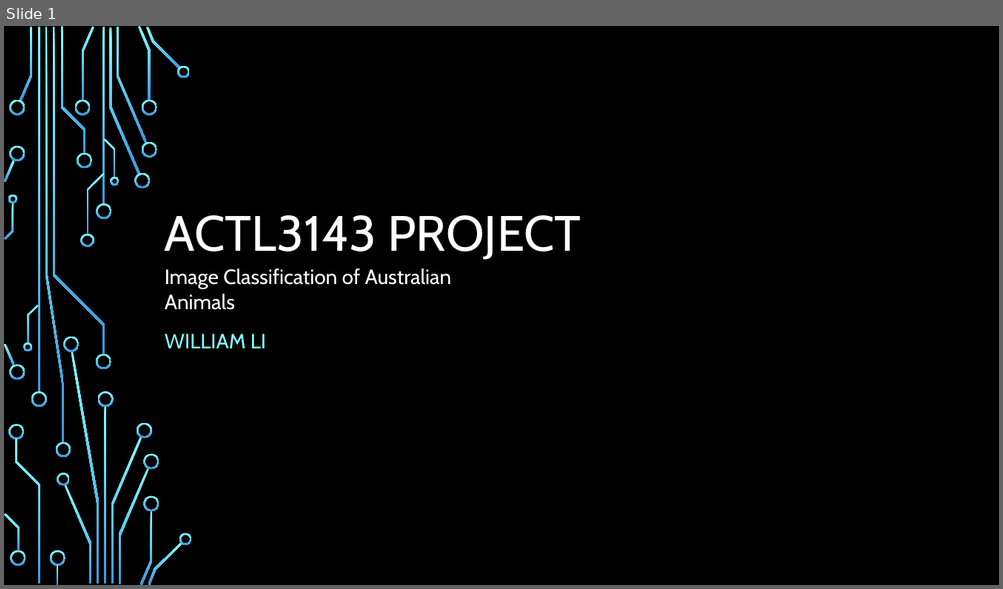
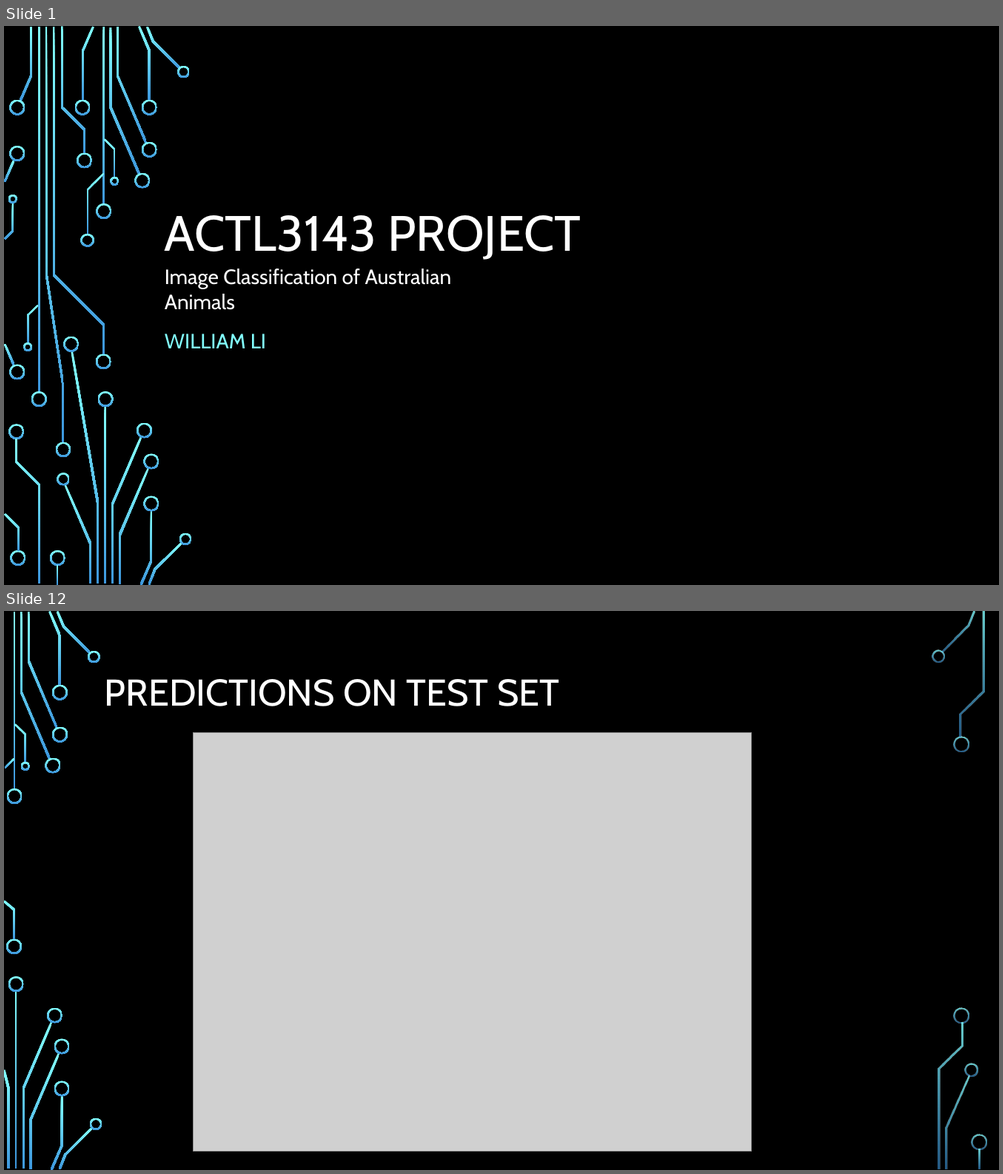
Before and after one commit to williamrjli/actl3143-project, a slide deck: ACTL3143 Video PowerPoint.pptx. Shown one above the other, each under a label of ours: slide 1 before the commit, slides 1 and 12 after it; the slides between them are not shown. The pictures are 1003x589 and 1003x1174 pixels, drawn with LibreOffice and Linux fonts; fonts in the diff are those of the drawing; grey boxes stand for pictures; background and template pictures are left out. Boxes give left, top, right and bottom in pixels: in the first picture for what was removed or moved away, otherwise in the second. Text is boxed around its words. In the diff, an @@ line names an element or a change of style, - is before the commit and + after.

```diff
--- a/ACTL3143 Video PowerPoint.pptx
+++ b/ACTL3143 Video PowerPoint.pptx
@@ slide 12 added at [4,611,999,1170], background picture (left out) @@
@@ title added at [105,679,559,706], 36 pt, text #FFFFFF @@
+PREDICTIONS ON TEST SET
@@ picture added at [193,732,751,1151] @@
@@ group added at [4,611,987,1170]: 33 freeform shapes, 3 rectangles @@
```
Also in this commit, not shown: 2 slides changed, 10 other slides added, 3 slides removed, 11 other files.
